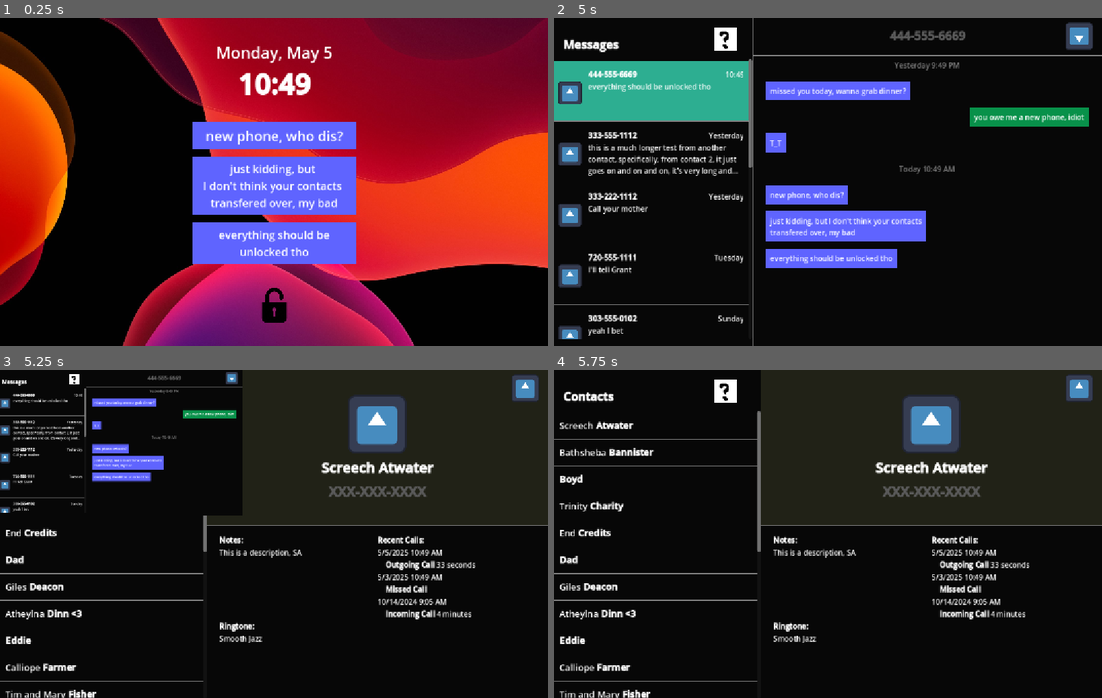
Above: before the commit, frames 1-4 (two rows, left to right).
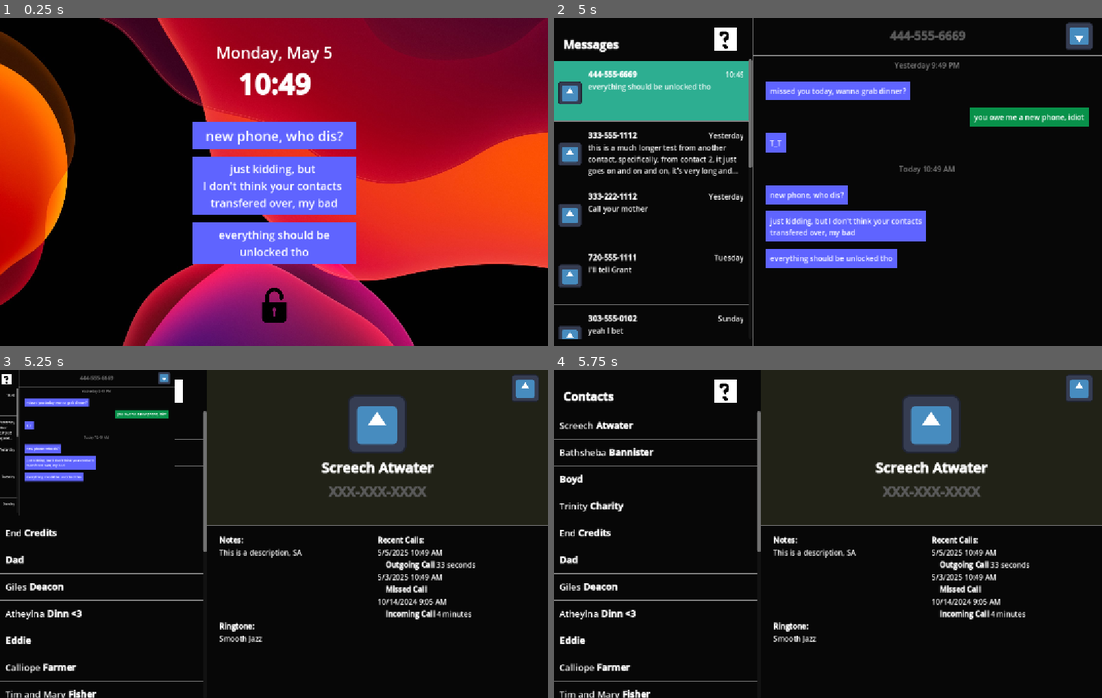
Above: after the commit, the same moments.

Repository: cyschneck/new-phone-who-dis
Game: Godot game, scene res://scenes/_main/start_menu.tscn
Same seed, same stepped clock (60 frames per second), same inputs: the game is played once before the commit and once after it. The engine's default icon, where the game draws it, is replaced by a stand-in: a white triangle on a blue panel in a dark square.
Inputs (mouse positions are in pixels of both pictures, inside the frame that each line leads up to):
- Up to frame 1 (0.25 s): no input
- Up to frame 2 (5 s): click (828, 306) at 0.5 s; click (652, 90) at 1.27 s; click (1080, 37) at 2 s; click (723, 37) at 2.75 s; click "Got it" at 3.5 s; click (652, 90) at 4.27 s
- Up to frame 3 (5.25 s): click (526, 389) at 5 s
- Up to frame 4 (5.75 s): no input

Frames 1-2 are identical in both runs. In frame 3, 8.0% of the frame differs, in the area x 0-45%, y 0-45%; in frame 4, nothing differs.

Commit message:
answer is disabled in contacts when correct

Diff:
--- a/new-phone-who-dis/scripts/contacts/contact_name.gd
+++ b/new-phone-who-dis/scripts/contacts/contact_name.gd
@@ -31,8 +31,13 @@
 	phone_num.text = "[b]" + guess_num + "[/b]"
 
 	# Phone number default
+	phone_num["theme_override_colors/default_color"] = Color("#5a5a5a") # Grey
 	phone_num.get_child(0).disabled = false
-	phone_num["theme_override_colors/default_color"] = Color("#5a5a5a") # Grey
+	# set header to white, disable button, if correct
+	if self.name in GameManager.correct_and_sync_list:
+		phone_num["theme_override_colors/default_color"] = Color("White")
+		phone_num.get_child(0).disabled = true
+
 
 	# Setting up contact description
 	var bottom_description = contacts_manager.full_contact_right.get_child(2).get_child(0).get_child(0)
@@ -49,6 +54,7 @@
 	recent_calls_header.text = "[b]Recent Calls:[/b]"
 	recent_calls_datetime.add_child(recent_calls_header)
 
+	# Recent call text
 	for date in recent_calls_dict.keys():
 		var date_description = CALL_DESCRIPTION.instantiate()
 		date_description.text = date
--- a/new-phone-who-dis/scripts/managers/scene_transition.gd
+++ b/new-phone-who-dis/scripts/managers/scene_transition.gd
@@ -34,10 +34,10 @@
 		transition_tween.tween_property(transition_sprite, "position", Vector2(0,-1200), 2)
 	if transition_type == TransitionType.SwipeRight:
 		transition_tween.set_trans(Tween.TRANS_QUINT)
-		transition_tween.tween_property(transition_sprite, "position", Vector2(-1440,0), 1)
+		transition_tween.tween_property(transition_sprite, "position", Vector2(-1440,0), 0.5)
 	if transition_type == TransitionType.SwipeLeft:
 		transition_tween.set_trans(Tween.TRANS_QUINT)
-		transition_tween.tween_property(transition_sprite, "position", Vector2(1400,0), 1)
+		transition_tween.tween_property(transition_sprite, "position", Vector2(1400,0), 0.5)
 
 	# remove node after transition
 	transition_tween.finished.connect(transition_sprite.queue_free)
